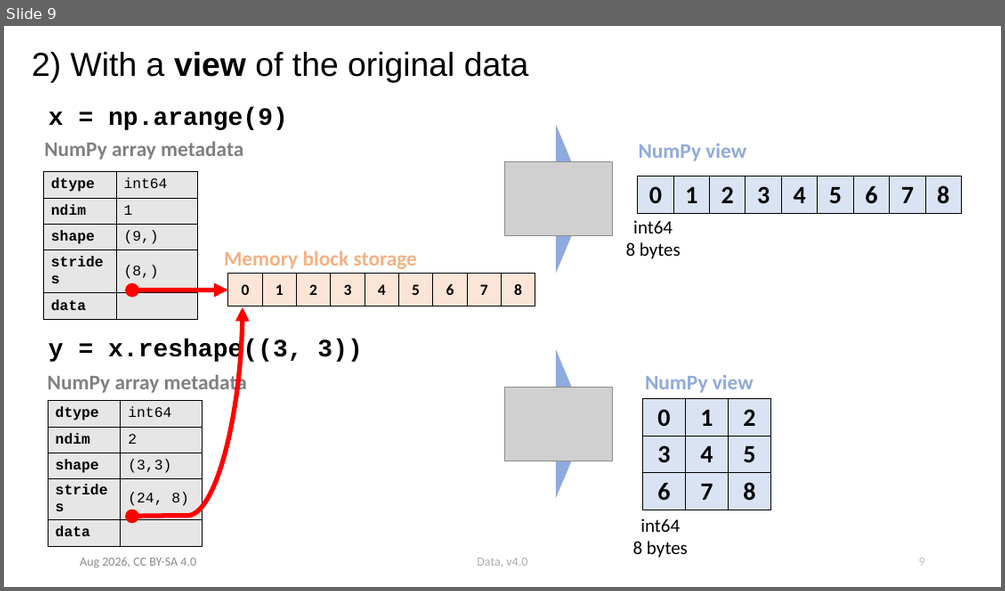
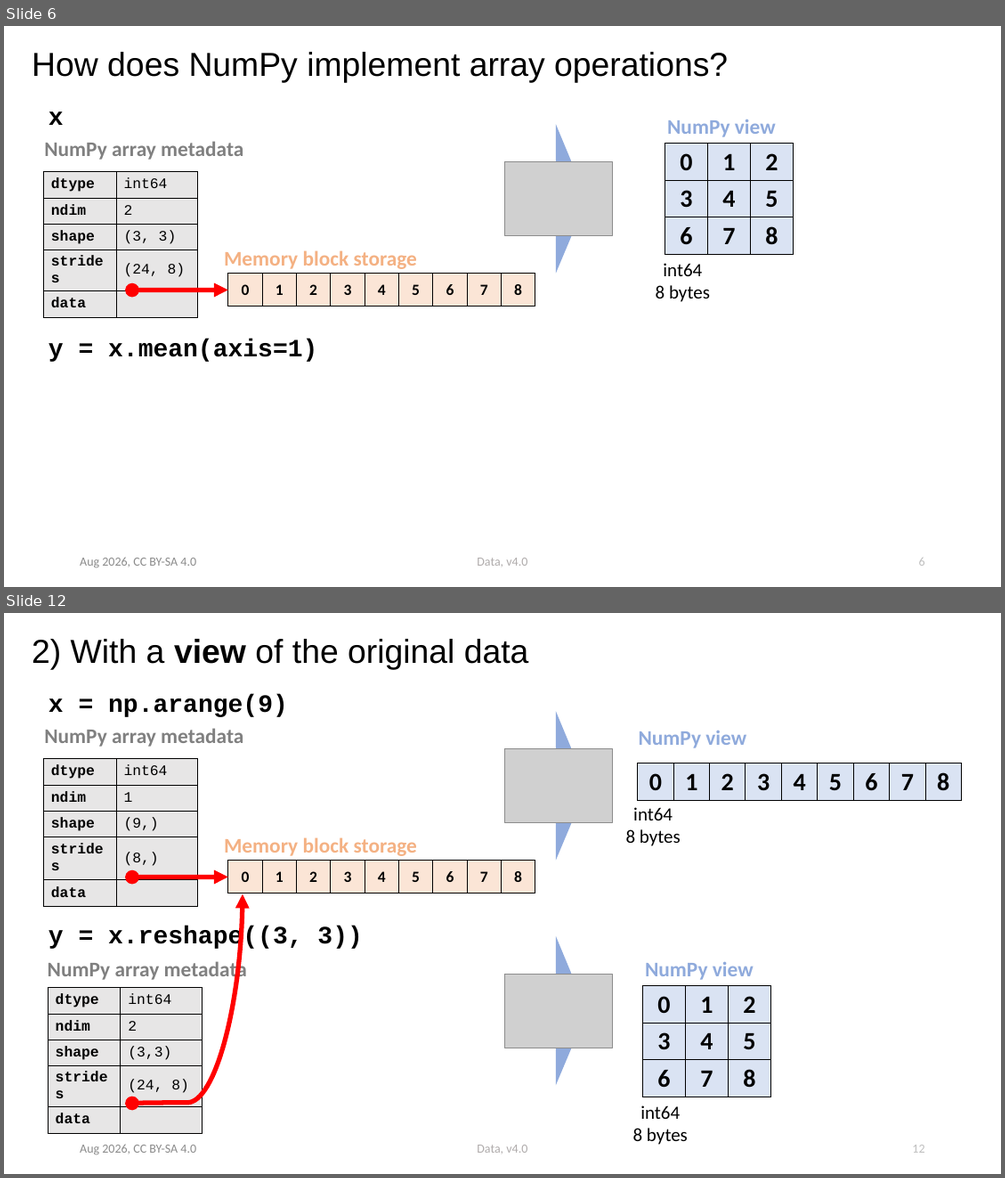
Before and after one commit to ASPP/data_class, a slide deck: numpy.pptx. Shown one above the other, each under a label of ours: slide 9 before the commit, slides 6 and 12 after it; the slides between them are not shown. The pictures are 1005x591 and 1005x1178 pixels, drawn with LibreOffice and Linux fonts; fonts in the diff are those of the drawing; grey boxes stand for pictures. Boxes give left, top, right and bottom in pixels: in the first picture for what was removed or moved away, otherwise in the second. Text is boxed around its words. In the diff, an @@ line names an element or a change of style, - is before the commit and + after.

```diff
--- a/numpy.pptx
+++ b/numpy.pptx
@@ slide 6 added at (x1=4, y1=26, x2=1001, y2=587), background #FFFFFF @@
@@ title added at (x1=32, y1=52, x2=728, y2=83), 32 pt, text #000000 @@
+How does NumPy implement array operations?
@@ text added at (x1=48, y1=111, x2=64, y2=125), 24 pt, text #000000, bold @@
+x
@@ triangle added at (x1=556, y1=124, x2=587, y2=273), fill #8FAADC @@
@@ text added at (x1=667, y1=119, x2=776, y2=137), 20 pt, text #8FAADC, bold @@
+NumPy view
@@ text added at (x1=44, y1=141, x2=243, y2=160), 20 pt, text #808080, bold @@
+NumPy array metadata
@@ table added at (x1=665, y1=143, x2=793, y2=254), 3 rows, 3 columns @@
+0 | 1 | 2
+3 | 4 | 5
+6 | 7 | 8
@@ table added at (x1=44, y1=172, x2=198, y2=311), 5 rows, 2 columns @@
+dtype | int64
+ndim | 2
+shape | (3, 3)
+strides | (24, 8)
+data | 
@@ picture added at (x1=504, y1=162, x2=612, y2=236) @@
@@ text added at (x1=224, y1=250, x2=417, y2=269), 20 pt, text #F4B183, bold @@
+Memory block storage
@@ text added at (x1=655, y1=263, x2=710, y2=302), 18 pt, text #000000 @@
+int64
+8 bytes
@@ curved double arrow added from (132, 290) to (228, 290), #FF0000 4.5 pt @@
@@ table added at (x1=228, y1=273, x2=538, y2=306), 1 rows, 9 columns @@
+0 | 1 | 2 | 3 | 4 | 5 | 6 | 7 | 8
@@ text added at (x1=48, y1=338, x2=317, y2=362), 24 pt, text #000000, bold @@
+y = x.mean(axis=1)
@@ text added at (x1=80, y1=556, x2=196, y2=568), 12 pt, text #8B8B8B @@
+Aug 2026, CC BY-SA 4.0
@@ text added at (x1=477, y1=557, x2=527, y2=566), 12 pt, text #AFABAB @@
+Data, v4.0
@@ page number added at (x1=919, y1=557, x2=925, y2=565), 12 pt, text #BFBFBF @@
+6
@@ what was slide 9 is now slide 12 @@
@@ page number at (x1=912, y1=1144, x2=924, y2=1152): text changed @@
-9
+12
```
Also in this commit, not shown: 20 slides changed, 4 other slides added.
